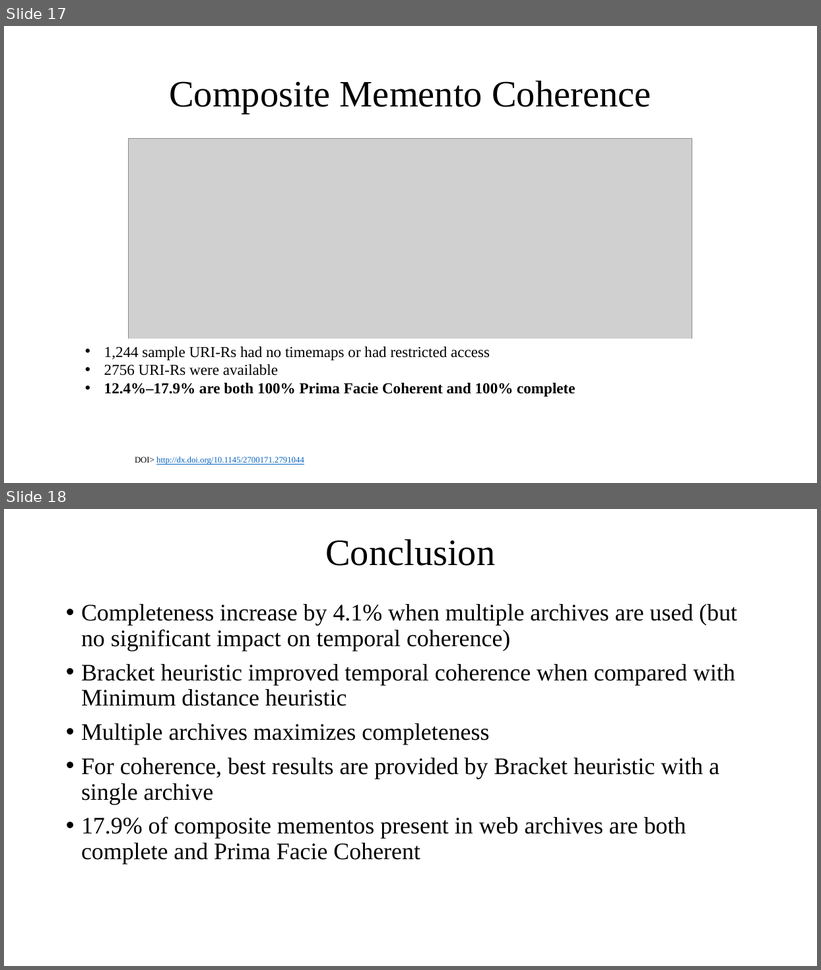
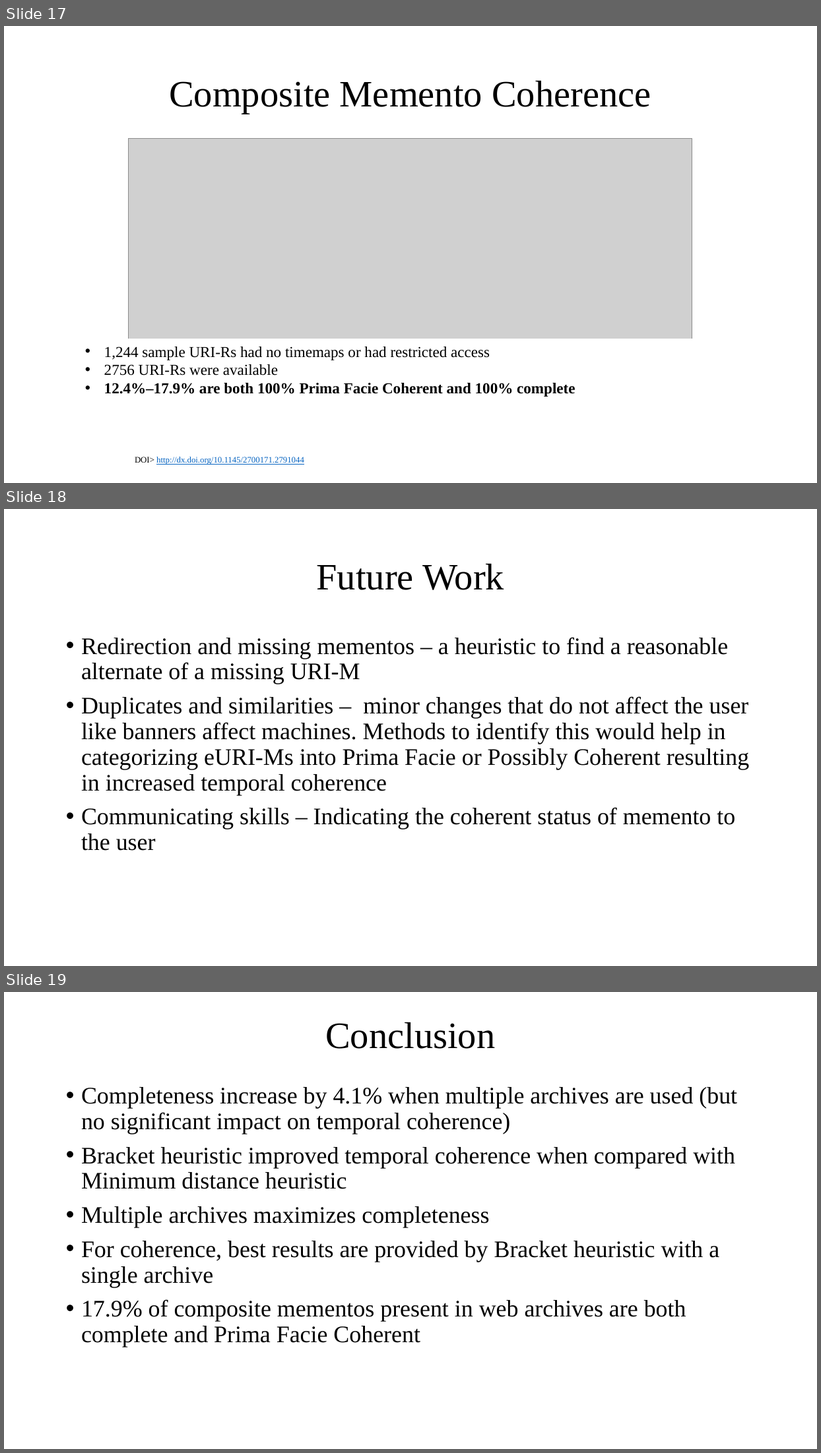
Before and after one commit to phonedude/cs895-s19, a slide deck: assignments/pabbisetty/extra-credit/Only One Out of Five Archived Web Pages.pptx. Shown one above the other, each under a label of ours: slides 17 and 18 before the commit, slides 17, 18 and 19 after it. The pictures are 821x970 and 821x1453 pixels, drawn with LibreOffice and Linux fonts; fonts in the diff are those of the drawing; grey boxes stand for pictures. Boxes give left, top, right and bottom in pixels: in the first picture for what was removed or moved away, otherwise in the second. Text is boxed around its words. In the diff, an @@ line names an element or a change of style, - is before the commit and + after.

```diff
--- a/assignments/pabbisetty/extra-credit/Only One Out of Five Archived Web Pages.pptx
+++ b/assignments/pabbisetty/extra-credit/Only One Out of Five Archived Web Pages.pptx
@@ slide 18 added at bbox=[4, 509, 817, 966], background #FFFFFF @@
@@ title added at bbox=[317, 563, 504, 590], 44 pt, text #000000 @@
+Future Work
@@ text added at bbox=[81, 637, 750, 851], 28 pt, text #000000 @@
+• Redirection and missing mementos – a heuristic to find a reasonable alternate of a missing URI-M
+• Duplicates and similarities – minor changes that do not affect the user like banners affect machines. Methods to identify this would help in categorizing eURI-Ms into Prima Facie or Possibly Coherent resulting in increased temporal coherence
+• Communicating skills – Indicating the coherent status of memento to the user
@@ what was slide 18 is now slide 19 @@
```
Also in this commit, not shown: 1 slide changed.
